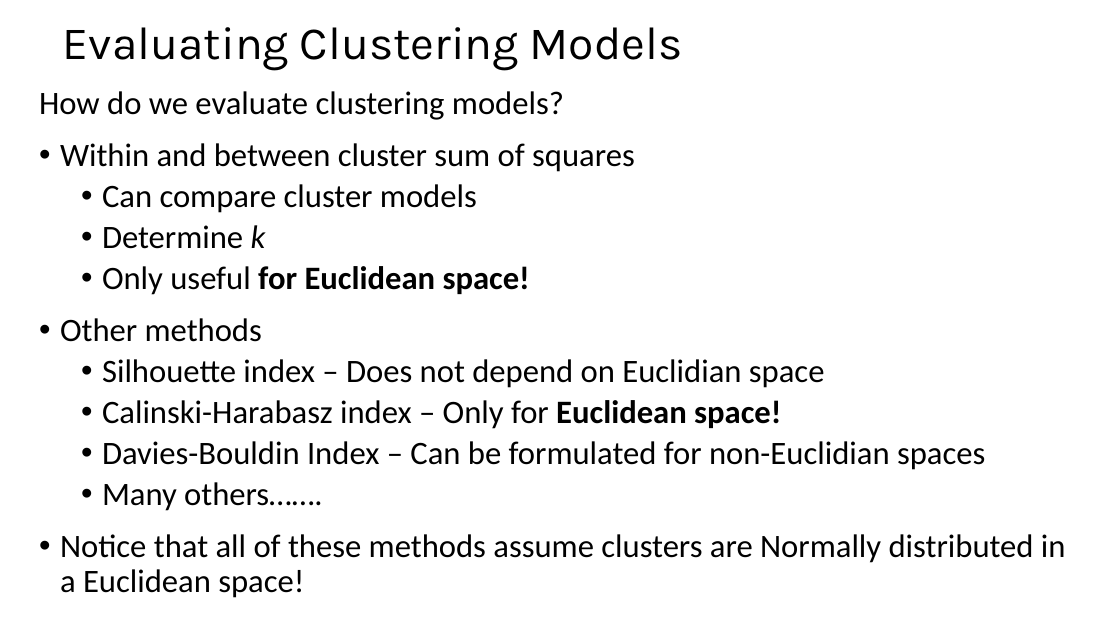
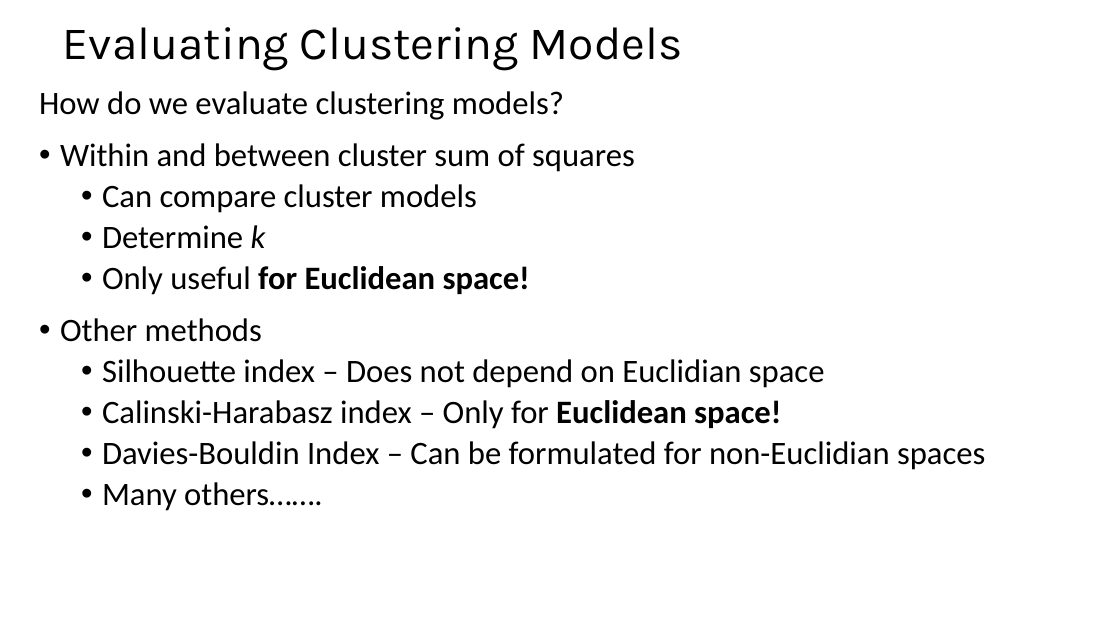
Before and after one commit to LucaComi/CSCI-E-108, a slide deck: slide 25 of slides/9_IntroductionToClustering_Part1.pptx. Drawn at 1120x630 pixels with LibreOffice and Linux fonts; fonts in the diff are those of the drawing. Boxes give left, top, right and bottom in pixels: in the first picture for what was removed or moved away, otherwise in the second. Text is boxed around its words. In the diff, an @@ line names an element or a change of style, - is before the commit and + after.

```diff
--- a/slides/9_IntroductionToClustering_Part1.pptx
+++ b/slides/9_IntroductionToClustering_Part1.pptx
@@ text at bbox=[60, 534, 1066, 598]: paragraph removed @@
-• Notice that all of these methods assume clusters are Normally distributed in a Euclidean space!
```
Also in this commit, not shown: 7 other slides changed, 1 slide removed.
